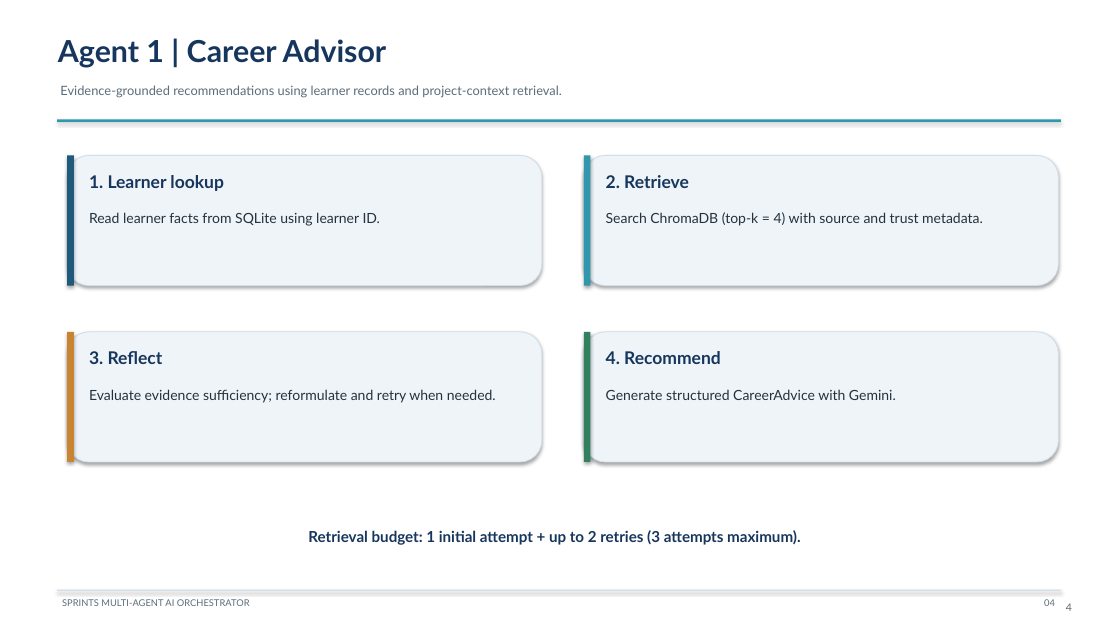
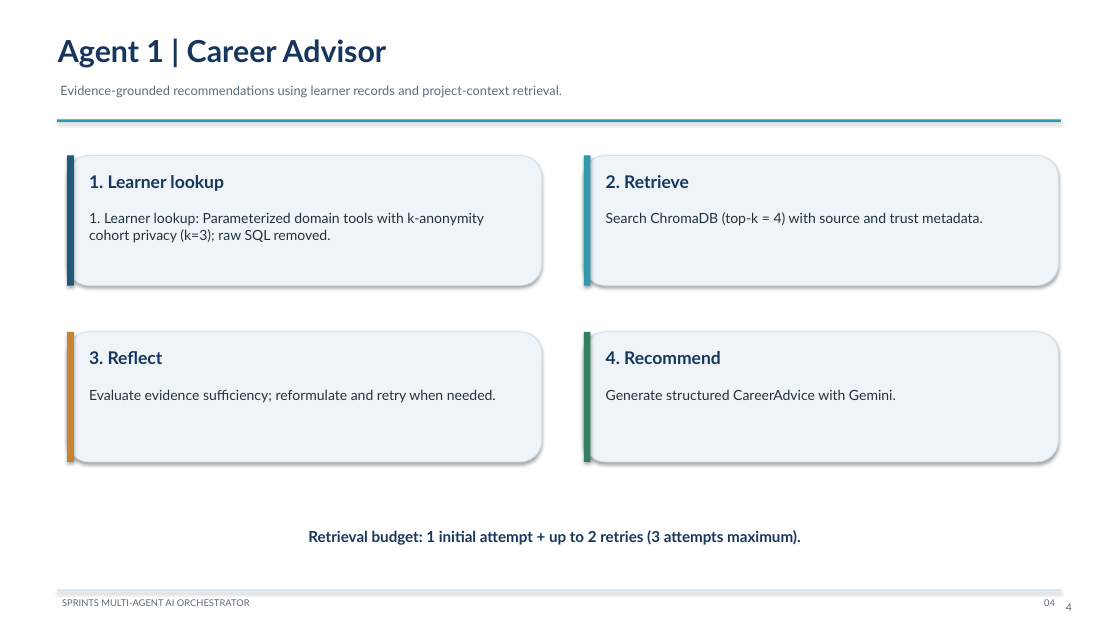
Before and after one commit to PhantomMW/sprints-ai-orchestrator, a slide deck: slide 4 of docs/SPRINTS_AI_ORCHESTRATOR_PRESENTATION.pptx. Drawn at 1120x630 pixels with LibreOffice and Linux fonts; fonts in the diff are those of the drawing. Boxes give left, top, right and bottom in pixels: in the first picture for what was removed or moved away, otherwise in the second. Text is boxed around its words. In the diff, an @@ line names an element or a change of style, - is before the commit and + after.

Commit message:
feat: true OS process isolation for test runner, single-pass code execution, cross-process SQLite persistence test, reviewer RBAC auth, structured logging, and 63-test suite

```diff
--- a/docs/SPRINTS_AI_ORCHESTRATOR_PRESENTATION.pptx
+++ b/docs/SPRINTS_AI_ORCHESTRATOR_PRESENTATION.pptx
@@ text at box(89, 212, 484, 243): text changed @@
-Read learner facts from SQLite using learner ID.
+1. Learner lookup: Parameterized domain tools with k-anonymity cohort privacy (k=3); raw SQL removed.
```
Also in this commit, not shown: 3 other slides changed, 15 other files.
